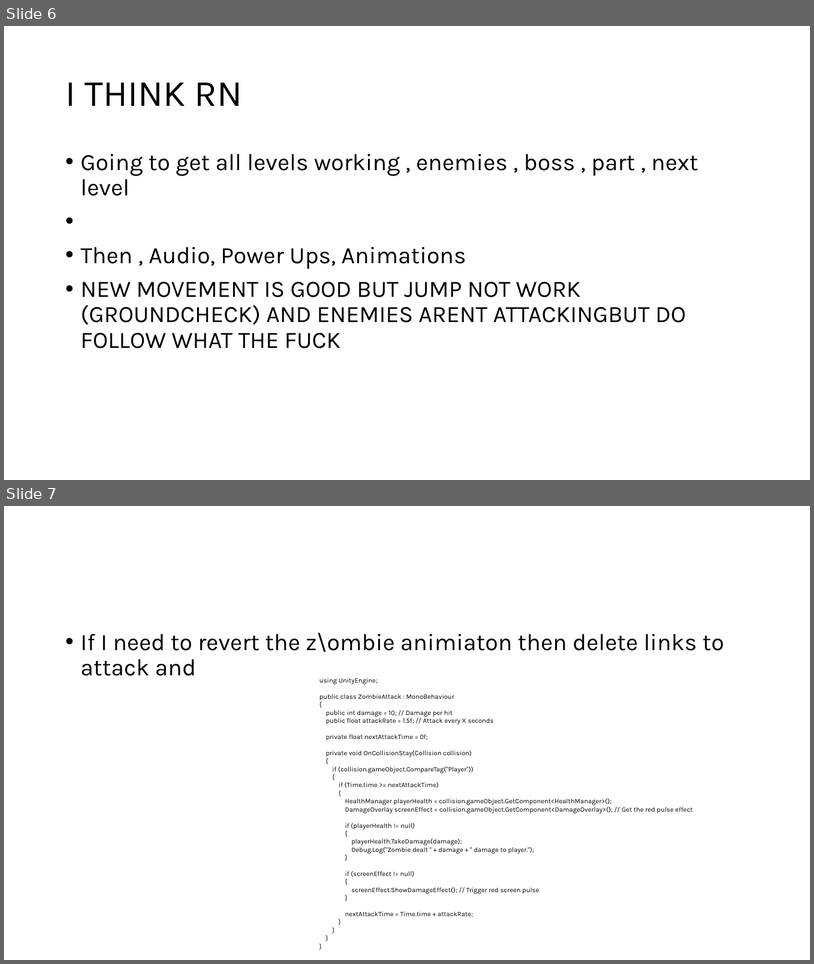
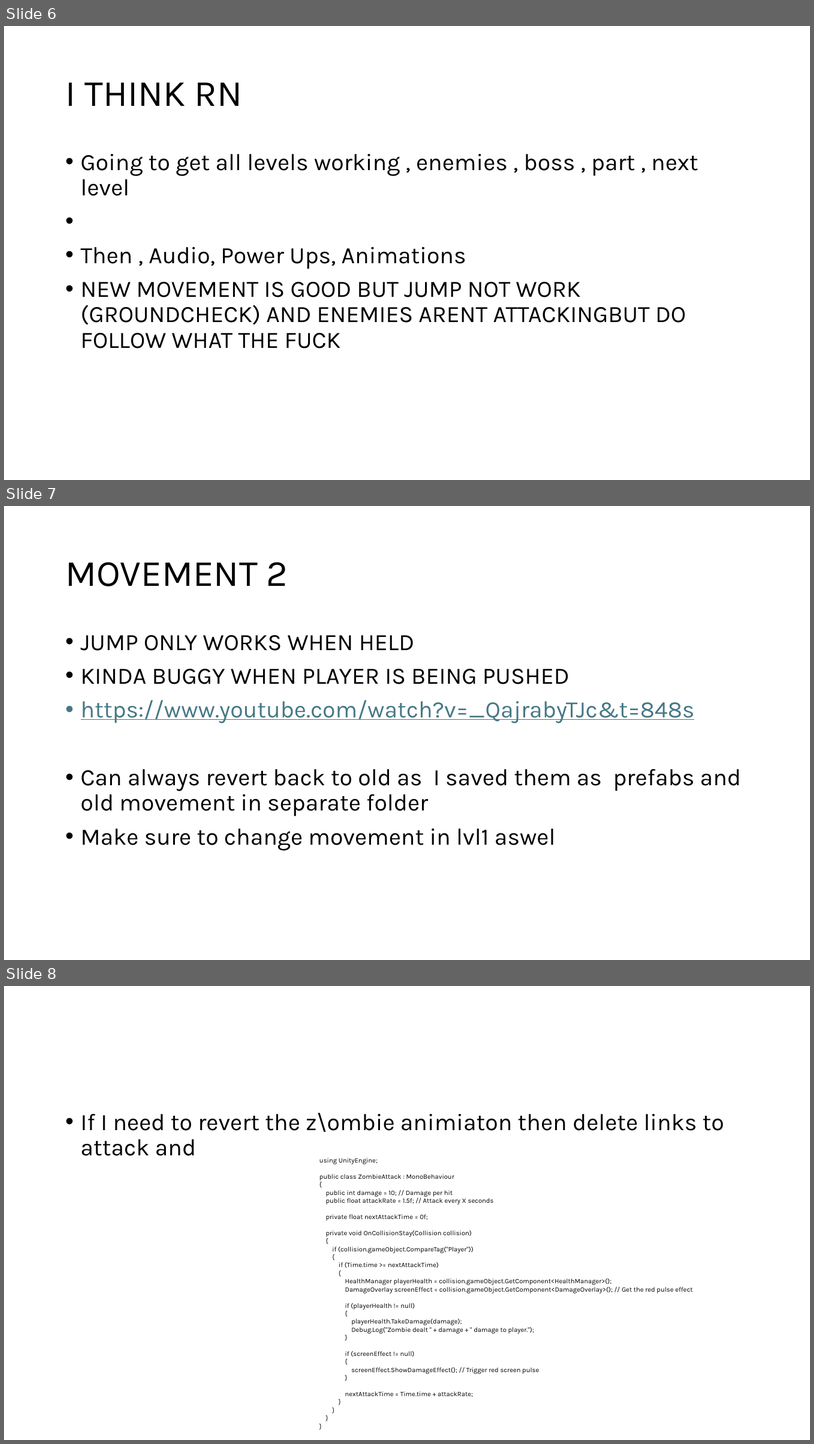
Before and after one commit to Mdot5596/Timeline-Takedown, a slide deck: Documentation/Report/Documentationofstuff.pptx. Shown one above the other, each under a label of ours: slides 6 and 7 before the commit, slides 6, 7 and 8 after it. The pictures are 814x964 and 814x1444 pixels, drawn with LibreOffice and Linux fonts; fonts in the diff are those of the drawing. Boxes give left, top, right and bottom in pixels: in the first picture for what was removed or moved away, otherwise in the second. Text is boxed around its words. In the diff, an @@ line names an element or a change of style, - is before the commit and + after.

Commit message:
New Movement
At this point the movement is almost perfect , just need to fix jump & when the enemy attacks the player sometimes moves weirdly

```diff
--- a/Documentation/Report/Documentationofstuff.pptx
+++ b/Documentation/Report/Documentationofstuff.pptx
@@ slide 7 added at box(4, 506, 810, 960), background #FFFFFF @@
@@ title added at box(65, 562, 288, 586), 44 pt, text #000000 @@
+MOVEMENT 2
@@ text added at box(81, 635, 741, 850), 28 pt, text #000000 @@
+• JUMP ONLY WORKS WHEN HELD
+• KINDA BUGGY WHEN PLAYER IS BEING PUSHED
+• https://www.youtube.com/watch?v=_QajrabyTJc&t=848s
+• Can always revert back to old as I saved them as prefabs and old movement in separate folder
+• Make sure to change movement in lvl1 aswel
@@ what was slide 7 is now slide 8 @@
```
Also in this commit, not shown: 8 other files.
